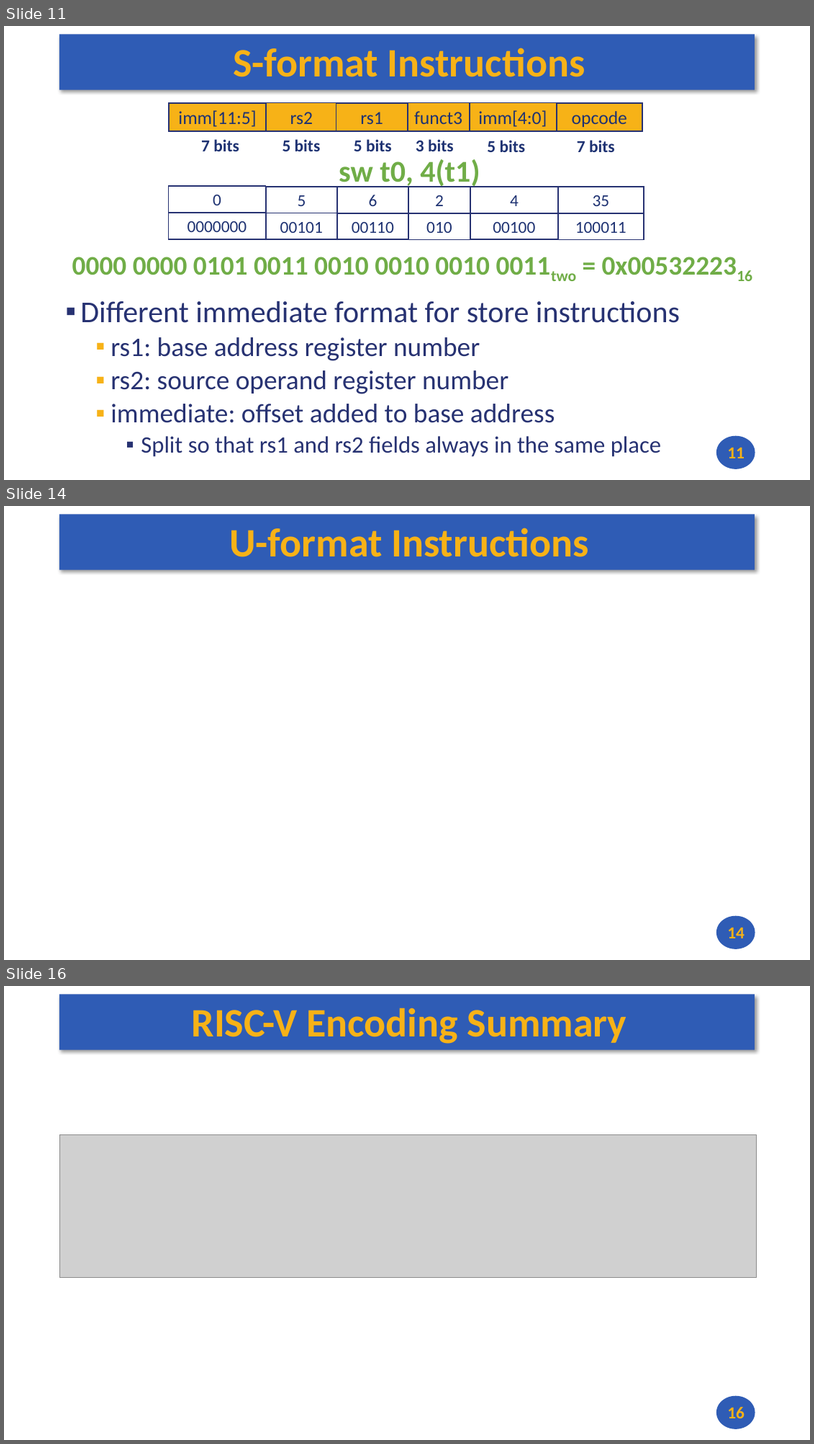
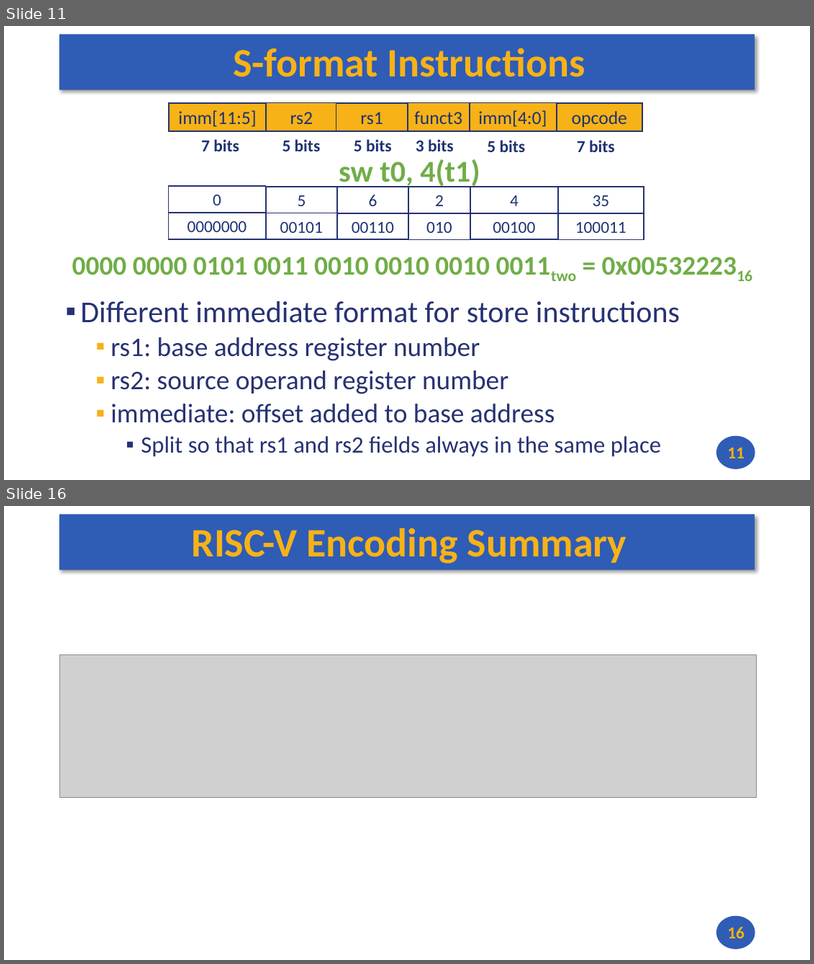
Before and after one commit to andrewt0301/hse-acos-course, a slide deck: docs/part1ca/04_Instructions/CA_Lecture_04.pptx. Shown one above the other, each under a label of ours: slides 11, 14 and 16 before the commit, slides 11 and 16 after it; the slides between them are not shown. The pictures are 814x1444 and 814x964 pixels, drawn with LibreOffice and Linux fonts; fonts in the diff are those of the drawing; grey boxes stand for pictures. Boxes give left, top, right and bottom in pixels: in the first picture for what was removed or moved away, otherwise in the second. Text is boxed around its words. In the diff, an @@ line names an element or a change of style, - is before the commit and + after.

```diff
--- a/docs/part1ca/04_Instructions/CA_Lecture_04.pptx
+++ b/docs/part1ca/04_Instructions/CA_Lecture_04.pptx
@@ slide 14 removed at (4,506,810,960), background #FFFFFF; not listed: 2 template elements that a slide beside it also shows @@
@@ title removed at (229,528,589,557) @@
-U-format Instructions
@@ page number removed at (728,927,745,938) @@
-14
```
Also in this commit, not shown: 8 slides changed, 1 slide added, 2 other files.
